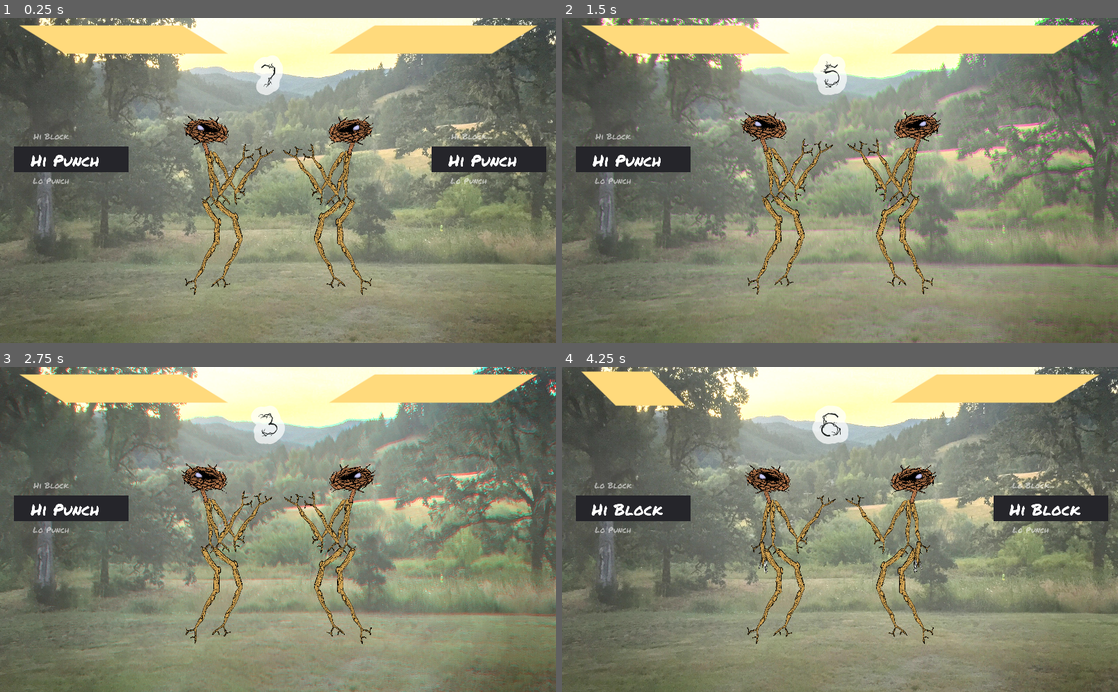
Above: before the commit, frames 1-4 (two rows, left to right).
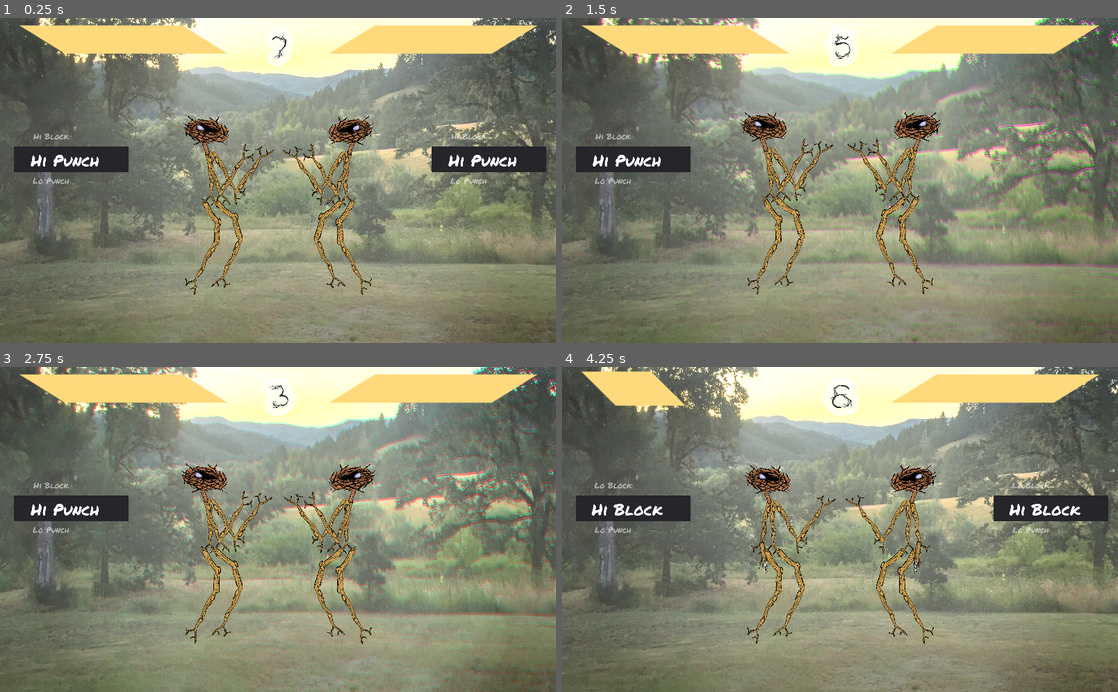
Above: after the commit, the same moments.

Repository: thesage1014/pigsSSJomt
Game: Godot game, scene res://sticky.tscn
Same seed, same stepped clock (60 frames per second), same inputs: the game is played once before the commit and once after it.
Inputs:
- Up to frame 1 (0.25 s): no input
- Up to frame 2 (1.5 s): hold Left (p1_a) 0.53-1.28 s; tap Up (p1_b) at 1.35 s
- Up to frame 3 (2.75 s): hold Down (p1_c) from 2.03 s (still down)
- Up to frame 4 (4.25 s): release Down (p1_c) at 2.78 s; tap A (p2_a) at 2.85 s; hold E (p2_b) from 3.53 s (still down)

The runs differ from the first frame. In frame 1, 0.7% of the frame differs, in the area x 45-53%, y 4-24%; in frame 2, 0.9%; in frame 3, 0.9%; in frame 4, 1.0%, in the area x 45-54%, y 4-24%.

Commit message:
anim safety, music

Diff:
--- a/Fighter.tscn
+++ b/Fighter.tscn
@@ -1192,6 +1192,18 @@
 "transitions": PoolRealArray( 1 ),
 "update": 1,
 "values": [ 0 ]
+}
+tracks/4/type = "value"
+tracks/4/path = NodePath("Torso/neck/head/Brd:self_modulate")
+tracks/4/interp = 1
+tracks/4/loop_wrap = true
+tracks/4/imported = false
+tracks/4/enabled = true
+tracks/4/keys = {
+"times": PoolRealArray( 0 ),
+"transitions": PoolRealArray( 1 ),
+"update": 0,
+"values": [ Color( 1, 1, 1, 0 ) ]
 }
 
 [sub_resource type="Animation" id=10]
@@ -1444,14 +1456,14 @@
 stream = ExtResource( 11 )
 
 [node name="Torso" type="AnimatedSprite" parent="Skeleton"]
-position = Vector2( 25.5059, 106.097 )
-rotation = 1.54013
-scale = Vector2( 0.150222, 0.150222 )
+position = Vector2( 10.9721, 96.4077 )
+rotation = 1.61277
+scale = Vector2( 0.148534, 0.148534 )
 frames = ExtResource( 12 )
 
 [node name="ArmR" type="AnimatedSprite" parent="Skeleton/Torso"]
 position = Vector2( -644.386, 163.503 )
-rotation = 0.267145
+rotation = 0.440388
 frames = ExtResource( 12 )
 offset = Vector2( 666.993, 76.2777 )
 flip_v = true
@@ -1461,7 +1473,7 @@
 
 [node name="AnimatedSprite4" type="AnimatedSprite" parent="Skeleton/Torso/ArmR"]
 position = Vector2( 1100.45, 36.2783 )
-rotation = -0.403462
+rotation = 2.00798
 frames = ExtResource( 12 )
 offset = Vector2( 666.993, 76.2777 )
 flip_v = true
@@ -1470,15 +1482,15 @@
 }
 
 [node name="Position2D" type="Position2D" parent="Skeleton/Torso/ArmR/AnimatedSprite4"]
-position = Vector2( 1080.3, 36.2786 )
-rotation = -23.3558
+position = Vector2( 943.12, 43.079 )
+rotation = -13.371
 __meta__ = {
 "_edit_bone_": true
 }
 
 [node name="ArmL" type="AnimatedSprite" parent="Skeleton/Torso"]
 position = Vector2( -654.04, -19.9221 )
-rotation = 31.2191
+rotation = 31.72
 frames = ExtResource( 12 )
 offset = Vector2( 665.285, -73.5525 )
 __meta__ = {
@@ -1487,7 +1499,7 @@
 
 [node name="AnimatedSprite4" type="AnimatedSprite" parent="Skeleton/Torso/ArmL"]
 position = Vector2( 1045.15, -31.2649 )
-rotation = 19.1539
+rotation = 21.089
 frames = ExtResource( 12 )
 offset = Vector2( 665.285, -73.5525 )
 __meta__ = {
@@ -1496,7 +1508,7 @@
 
 [node name="Position2D" type="Position2D" parent="Skeleton/Torso/ArmL/AnimatedSprite4"]
 position = Vector2( 1222.24, -51.3916 )
-rotation = 5.6627
+rotation = 3.25267
 __meta__ = {
 "_edit_bone_": true
 }
@@ -1523,14 +1535,14 @@
 
 [node name="Position2D" type="Position2D" parent="Skeleton/Torso/LegR/AnimatedSprite4"]
 position = Vector2( 1080.3, 36.2786 )
-rotation = -35.3091
+rotation = -22.9987
 __meta__ = {
 "_edit_bone_": true
 }
 
 [node name="LegL" type="AnimatedSprite" parent="Skeleton/Torso"]
 position = Vector2( 551.068, -107.444 )
-rotation = 0.477484
+rotation = 0.223352
 frames = ExtResource( 13 )
 offset = Vector2( 665.285, 49.478 )
 flip_v = true
@@ -1540,7 +1552,7 @@
 
 [node name="AnimatedSprite4" type="AnimatedSprite" parent="Skeleton/Torso/LegL"]
 position = Vector2( 1045.15, -31.2649 )
-rotation = 17.7807
+rotation = 18.1191
 frames = ExtResource( 12 )
 offset = Vector2( 665.285, -73.5525 )
 __meta__ = {
@@ -1549,7 +1561,7 @@
 
 [node name="Position2D" type="Position2D" parent="Skeleton/Torso/LegL/AnimatedSprite4"]
 position = Vector2( 1222.24, -51.3916 )
-rotation = 6.37502
+rotation = 6.31087
 __meta__ = {
 "_edit_bone_": true
 }
@@ -1576,7 +1588,7 @@
 
 [node name="Brd" type="Sprite" parent="Skeleton/Torso/neck/head"]
 self_modulate = Color( 1, 1, 1, 0 )
-position = Vector2( 24.4103, -150.435 )
+position = Vector2( -1743.66, -2284.28 )
 scale = Vector2( 0.850926, 0.850926 )
 texture = ExtResource( 16 )
 offset = Vector2( 0, -250 )
--- a/scripts/Fighter1.gd
+++ b/scripts/Fighter1.gd
@@ -98,7 +98,8 @@
 	else:
 		get_node("HealthBar").visible = true
 		get_node("HealthBar").rect_size = hpStartSize * Vector2(hitPoints/100.0,1)
-	print(hpStartSize * Vector2(hitPoints/100,1))
+	#print(hpStartSize * Vector2(hitPoints/100,1))
+	print(hitPoints)
 	return hitPoints
 
 func _process(delta):
--- a/sticky.tscn
+++ b/sticky.tscn
@@ -8,6 +8,7 @@
 [ext_resource path="res://assets/circle.png" type="Texture" id=6]
 [ext_resource path="res://Fighter.tscn" type="PackedScene" id=7]
 [ext_resource path="res://assets/audio/onemoretime.ogg" type="AudioStream" id=8]
+[ext_resource path="res://assets/audio/2.ogg" type="AudioStream" id=9]
 
 [sub_resource type="CanvasItemMaterial" id=1]
 blend_mode = 1
@@ -106,10 +107,10 @@
 script = ExtResource( 4 )
 
 [node name="Label" type="Label" parent="Timer"]
-margin_left = -236.716
-margin_top = -590.656
-margin_right = 154.284
-margin_bottom = -317.656
+margin_left = -197.276
+margin_top = -695.257
+margin_right = 193.724
+margin_bottom = -422.257
 grow_horizontal = 2
 custom_fonts/font = SubResource( 5 )
 custom_colors/font_color = Color( 0.109804, 0.12549, 0.121569, 1 )
@@ -151,8 +152,13 @@
 enemy = NodePath("../Fighter1")
 playerNumber = 2
 
-[node name="AudioStreamPlayer" type="AudioStreamPlayer" parent="."]
+[node name="one more time sound" type="AudioStreamPlayer" parent="."]
 stream = ExtResource( 8 )
+autoplay = true
+
+[node name="bgm" type="AudioStreamPlayer" parent="."]
+stream = ExtResource( 9 )
+volume_db = -9.286
 autoplay = true
 [connection signal="on_timed_attack" from="Timer" to="Fighter1" method="_on_Timer_on_timed_attack"]
 [connection signal="on_timed_attack" from="Timer" to="Fighter2" method="_on_Timer_on_timed_attack"]
Not shown, added: assets/audio/2.ogg.import
Not shown, added: assets/audio/you need me loop.ogg.import
Not shown: 1 places in sticky.tscn that only renumber resources
Not shown, added: assets/audio/2.ogg
Not shown, added: assets/audio/you need me loop.ogg
